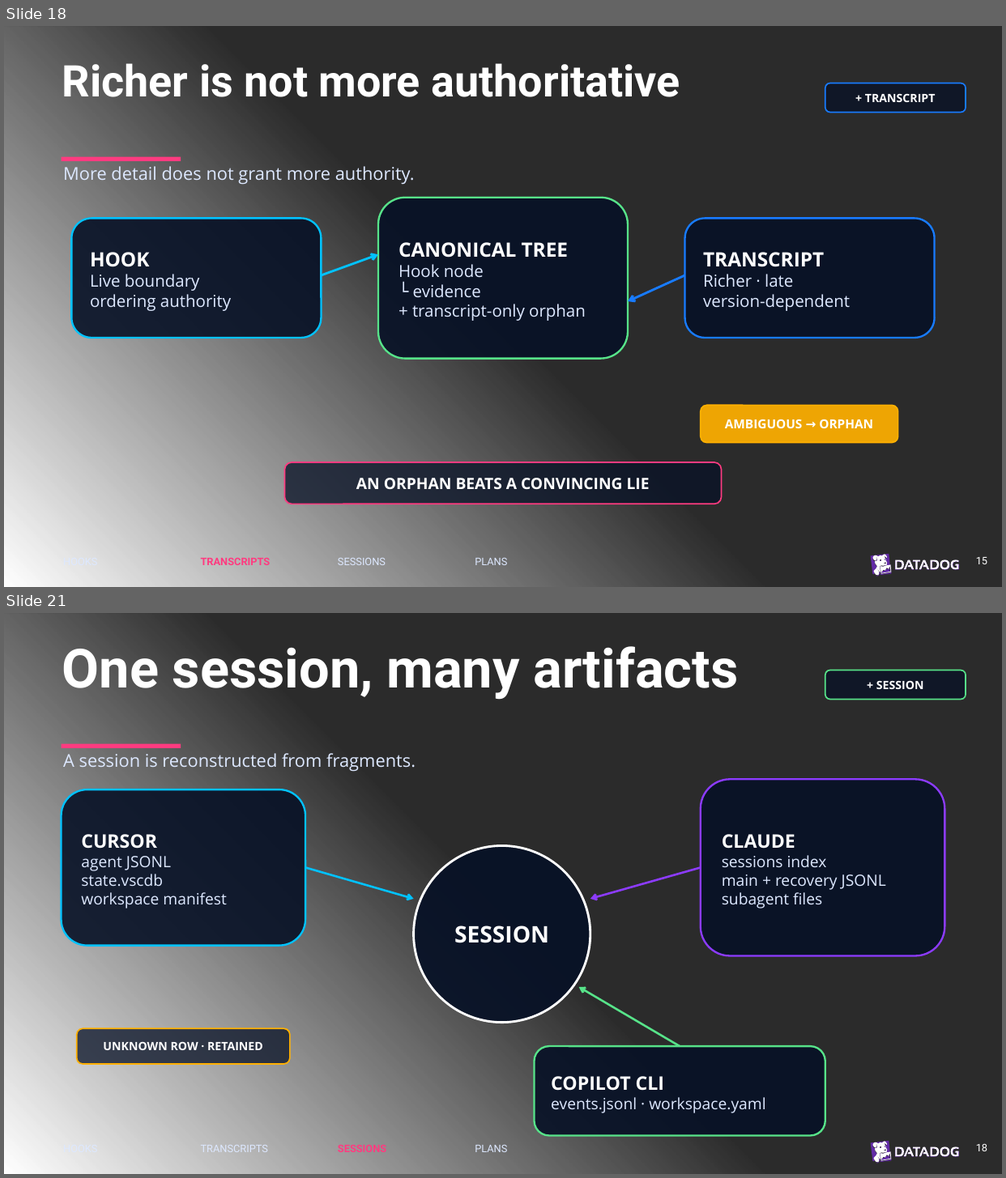
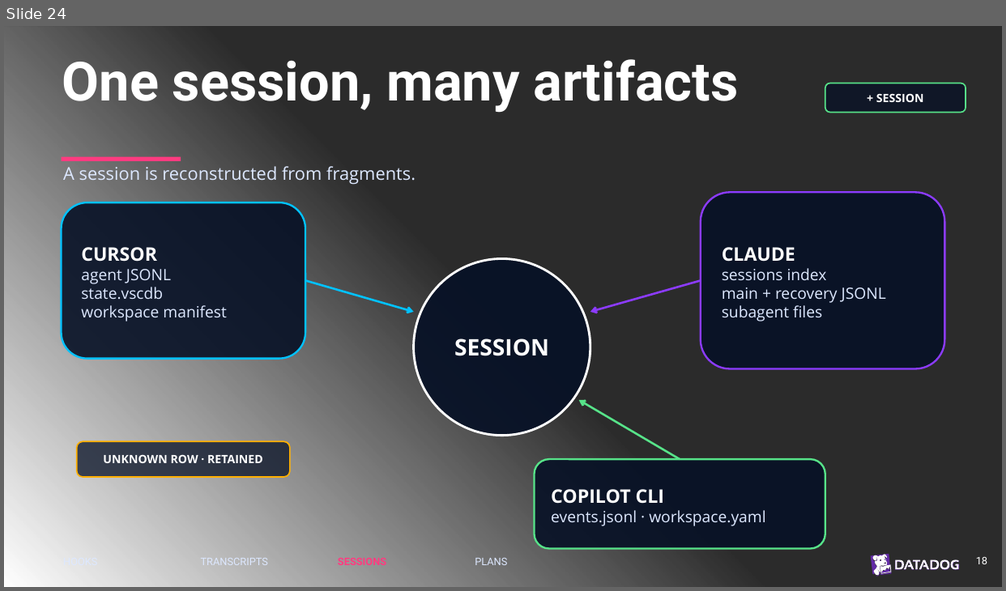
Before and after one commit to chrisnas/TechoramaNetherland2026, a slide deck: Harness Spy/Slides/HarnessSpy.pptx. Shown one above the other, each under a label of ours: slides 18 and 21 before the commit, slide 24 after it; the slides between them are not shown. The pictures are 1006x1178 and 1006x591 pixels, drawn with LibreOffice and Linux fonts; fonts in the diff are those of the drawing; background and template pictures are left out; a plain dark background stands for a picture behind light text. Boxes give left, top, right and bottom in pixels: in the first picture for what was removed or moved away, otherwise in the second. Text is boxed around its words. In the diff, an @@ line names an element or a change of style, - is before the commit and + after.

Commit message:
Improve AI session

```diff
--- a/Harness Spy/Slides/HarnessSpy.pptx
+++ b/Harness Spy/Slides/HarnessSpy.pptx
@@ slide 18 removed at [4,26,1002,587], background picture (left out); not listed: 3 template elements that a slide beside it also shows @@
@@ text removed at [62,63,680,97] @@
-Richer is not more authoritative
@@ rounded rectangle removed at [825,83,966,112] @@
-+ TRANSCRIPT
@@ rectangle removed at [61,157,181,161] @@
@@ text removed at [63,166,415,185] @@
-More detail does not grant more authority.
@@ rounded rectangle removed at [71,219,321,338] @@
-HOOK
-Live boundary
-ordering authority
@@ rounded rectangle removed at [378,198,628,358] @@
-CANONICAL TREE
-Hook node
-└ evidence
-+ transcript-only orphan
@@ rounded rectangle removed at [685,219,935,338] @@
-TRANSCRIPT
-Richer · late
-version-dependent
@@ arrow removed from (322, 275) to (378, 255) @@
@@ arrow removed from (685, 275) to (628, 301) @@
@@ rounded rectangle removed at [701,406,898,443] @@
-AMBIGUOUS → ORPHAN
@@ rounded rectangle removed at [285,463,721,505] @@
-AN ORPHAN BEATS A CONVINCING LIE
@@ text removed at [61,555,192,570] @@
-HOOKS
@@ text removed at [201,558,270,565] @@
-TRANSCRIPTS
@@ text removed at [338,558,386,565] @@
-SESSIONS
@@ text removed at [475,558,507,565] @@
-PLANS
@@ text removed at [976,557,987,565] @@
-15
@@ what was slide 21 is now slide 24 @@
```
Also in this commit, not shown: 6 slides changed, 5 slides added, 1 other slide removed, 32 other files.
